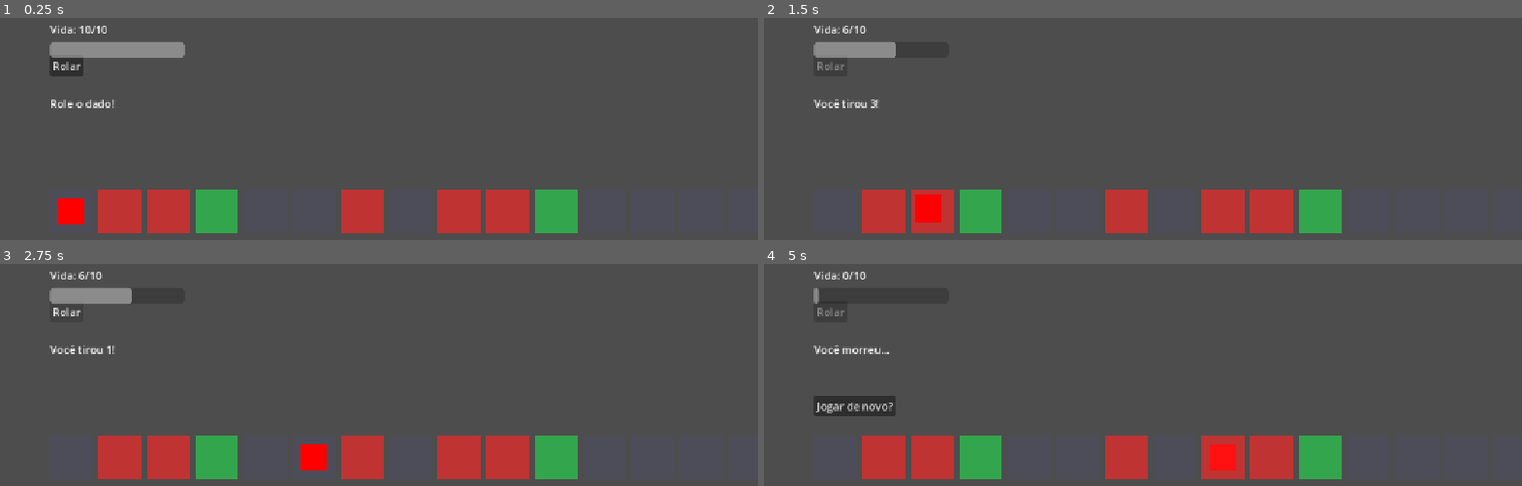
Above: before the commit, frames 1-4 (two rows, left to right).
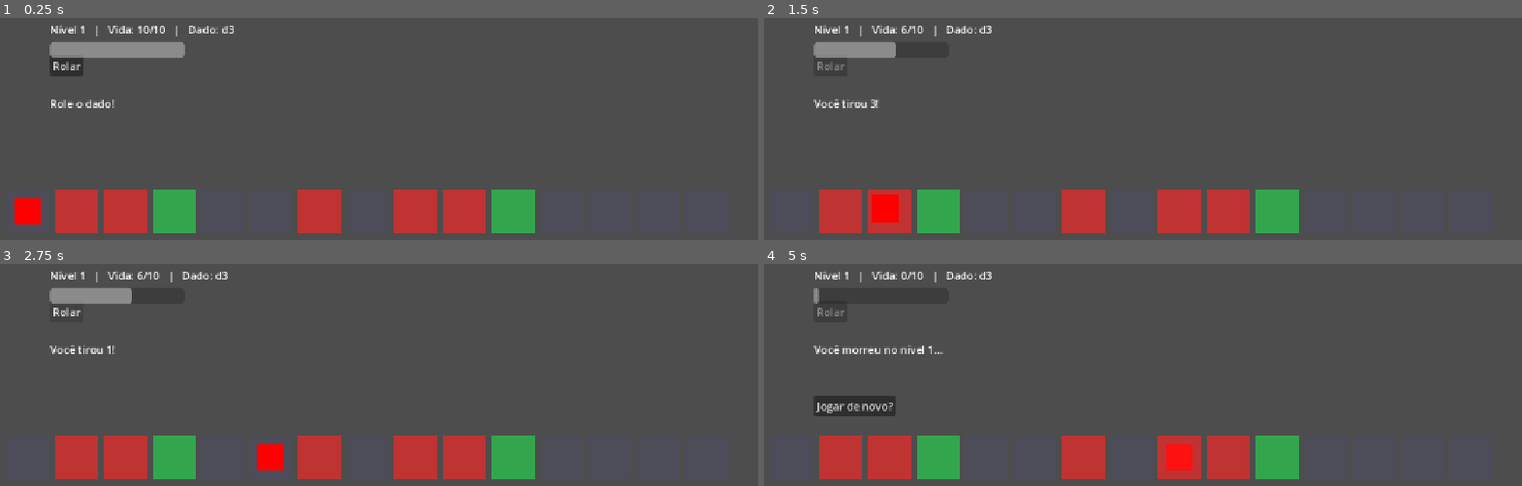
Above: after the commit, the same moments.

Repository: icamarassa/Dice-Run
Game: Godot game, scene res://scenes/main.tscn
Two runs of this game, one before a commit and one after it. Both use one fixed random seed, a clock stepped at 60 frames per second and the inputs below.
Inputs:
- Up to frame 1 (0.25 s): no input
- Up to frame 2 (1.5 s): click "Rolar" at 0.5 s; click "Rolar" at 1.25 s
- Up to frame 3 (2.75 s): click "Rolar" at 2 s
- Up to frame 4 (5 s): tap Enter at 2.75 s; tap Space at 4.25 s

The runs differ from the first frame. In frame 1, 11% of the frame differs, in the area x 1-77%, y 2-97%; in frame 2, 11%; in frame 3, 11%; in frame 4, 11%, in the area x 6-77%, y 2-97%.

Commit message:
Marco 3.5: buffs de regeneração e saúde, níveis com transição

Diff:
--- /dev/null
+++ b/dados/buffs/armadura.tres
@@ -0,0 +1,10 @@
+[gd_resource type="Resource" script_class="Buff" format=3 uid="uid://cwkda4rjn4thl"]
+
+[ext_resource type="Script" uid="uid://bojuqkqv6tqib" path="res://scripts/buff.gd" id="1_w3nqv"]
+
+[resource]
+script = ExtResource("1_w3nqv")
+nome = "Armadura"
+descricao = "Debuffs tiram 1 PV a menos"
+id_efeito = "reduz_dano"
+metadata/_custom_type_script = "uid://bojuqkqv6tqib"
--- /dev/null
+++ b/dados/buffs/curativo.tres
@@ -0,0 +1,11 @@
+[gd_resource type="Resource" script_class="Buff" format=3 uid="uid://orpo8ilgockf"]
+
+[ext_resource type="Script" uid="uid://bojuqkqv6tqib" path="res://scripts/buff.gd" id="1_ntetq"]
+
+[resource]
+script = ExtResource("1_ntetq")
+nome = "Curativo"
+descricao = "Cura 2 PV"
+id_efeito = "cura"
+valor = 2
+metadata/_custom_type_script = "uid://bojuqkqv6tqib"
--- /dev/null
+++ b/dados/buffs/dado_ampliado.tres
@@ -0,0 +1,11 @@
+[gd_resource type="Resource" script_class="Buff" format=3 uid="uid://dp1goc2i6qa8u"]
+
+[ext_resource type="Script" uid="uid://bojuqkqv6tqib" path="res://scripts/buff.gd" id="1_m8qbn"]
+
+[resource]
+script = ExtResource("1_m8qbn")
+nome = "Dado Ampliado"
+raridade = "Rara"
+descricao = "+1 lado no dado"
+id_efeito = "mais_lados"
+metadata/_custom_type_script = "uid://bojuqkqv6tqib"
--- /dev/null
+++ b/dados/buffs/primeiros_socorros.tres
@@ -0,0 +1,11 @@
+[gd_resource type="Resource" script_class="Buff" format=3 uid="uid://bsmshwjlt4x4r"]
+
+[ext_resource type="Script" uid="uid://bojuqkqv6tqib" path="res://scripts/buff.gd" id="1_ccc14"]
+
+[resource]
+script = ExtResource("1_ccc14")
+nome = "Primeiros Socorros"
+descricao = "Cura 3 PV"
+id_efeito = "cura"
+valor = 3
+metadata/_custom_type_script = "uid://bojuqkqv6tqib"
--- /dev/null
+++ b/dados/buffs/regeneracao_leve.tres
@@ -0,0 +1,10 @@
+[gd_resource type="Resource" script_class="Buff" format=3 uid="uid://h8syyvd0jhng"]
+
+[ext_resource type="Script" uid="uid://bojuqkqv6tqib" path="res://scripts/buff.gd" id="1_xt7le"]
+
+[resource]
+script = ExtResource("1_xt7le")
+nome = "Regeneração Leve"
+descricao = "+1 de cura a cada 4 casas"
+id_efeito = "low_regen"
+metadata/_custom_type_script = "uid://bojuqkqv6tqib"
--- /dev/null
+++ b/dados/buffs/ressonancia.tres
@@ -0,0 +1,12 @@
+[gd_resource type="Resource" script_class="Buff" format=3 uid="uid://uj85gaijoa52"]
+
+[ext_resource type="Script" uid="uid://bojuqkqv6tqib" path="res://scripts/buff.gd" id="1_jaxbx"]
+
+[resource]
+script = ExtResource("1_jaxbx")
+nome = "Ressonância"
+raridade = "Rara"
+descricao = "+2 casas se repetir o número"
+id_efeito = "bonus_repetido"
+valor = 2
+metadata/_custom_type_script = "uid://bojuqkqv6tqib"
--- /dev/null
+++ b/dados/buffs/saude_leve.tres
@@ -0,0 +1,10 @@
+[gd_resource type="Resource" script_class="Buff" format=3 uid="uid://bj6k7mc3gmysr"]
+
+[ext_resource type="Script" uid="uid://bojuqkqv6tqib" path="res://scripts/buff.gd" id="1_dukld"]
+
+[resource]
+script = ExtResource("1_dukld")
+nome = "Saúde Leve"
+descricao = "+1 de PV máximo"
+id_efeito = "low_health"
+metadata/_custom_type_script = "uid://bojuqkqv6tqib"
--- /dev/null
+++ b/dados/buffs/sorte_dobrada.tres
@@ -0,0 +1,10 @@
+[gd_resource type="Resource" script_class="Buff" format=3 uid="uid://br6tiko63cg5p"]
+
+[ext_resource type="Script" uid="uid://bojuqkqv6tqib" path="res://scripts/buff.gd" id="1_7pmcy"]
+
+[resource]
+script = ExtResource("1_7pmcy")
+nome = "Sorte Dobrada"
+descricao = "+1 casa se repetir o número"
+id_efeito = "bonus_repetido"
+metadata/_custom_type_script = "uid://bojuqkqv6tqib"
--- /dev/null
+++ b/scripts/buff.gd
@@ -0,0 +1,8 @@
+class_name Buff
+extends Resource
+
+@export var nome: String
+@export_enum("Comum", "Rara") var raridade: String = "Comum"
+@export var descricao: String
+@export var id_efeito: String
+@export var valor: int = 1
--- a/scripts/dado.gd
+++ b/scripts/dado.gd
@@ -1,6 +1,15 @@
 class_name Dado
 
 var lados: int = 3
+var bonus_repeticao: int = 0
+var ultimo: int = 0
+var teve_bonus: bool = false
 
 func rolar() -> int:
-	return randi_range(1, lados)
+	var resultado := randi_range(1, lados)
+	teve_bonus = (resultado == ultimo and bonus_repeticao > 0)
+	var total := resultado
+	if teve_bonus:
+		total += bonus_repeticao
+	ultimo = resultado
+	return total
--- a/scripts/main.gd
+++ b/scripts/main.gd
@@ -1,15 +1,25 @@
 extends Node2D
 
+signal escolha_feita
+
 enum TipoCasa { NEUTRA, BUFF, DEBUFF }
 
-const TOTAL_CASAS := 15
+var TOTAL_CASAS := 15
 const TAMANHO_CASA := 64
 const ESPACO := 8
-const ORIGEM := Vector2(100, 300)
-
-const VIDA_MAXIMA := 10
-const VALOR_CURA := 2
-const VALOR_DANO := 4
+const ORIGEM := Vector2(36, 300)
+
+const VIDA_INICIAL := 10
+const DANO_BASE := 4
+const CHANCE_RARA := 0.15
+
+const CASAS_PARA_REGEN := 4        # regeneração acontece a cada 4 casas andadas
+const CHANCE_DEBUFF_BASE := 0.25
+const CHANCE_DEBUFF_POR_NIVEL := 0.03
+const CHANCE_DEBUFF_MAX := 0.45
+const CHANCE_BUFF := 0.25
+
+const PASTA_BUFFS := "res://dados/buffs/"
 
 const CORES := {
 	TipoCasa.NEUTRA: Color(0.3, 0.3, 0.35),
@@ -18,9 +28,16 @@
 }
 
 var dado := Dado.new()
+var nivel := 1
 var posicao_atual := 0
-var vida := VIDA_MAXIMA
+var vida := VIDA_INICIAL
+var vida_maxima := VIDA_INICIAL
+var reducao_dano := 0
+var regen_valor := 0
+var casas_andadas := 0
 var tipos_casas: Array[int] = []
+var todos_buffs: Array[Buff] = []
+var painel_escolha: PanelContainer
 var ocupado := false
 var jogo_terminou := false
 
@@ -38,15 +55,60 @@
 	barra_vida.position = Vector2(100, 80)
 	barra_vida.size = Vector2(200, 24)
 	barra_vida.show_percentage = false
+
+	_carregar_buffs()
+	_montar_nivel()
+	botao_reiniciar.hide()
+	botao_rolar.pressed.connect(_on_botao_rolar_pressed)
+	botao_reiniciar.pressed.connect(_on_botao_reiniciar_pressed)
+
+
+# ---------- Dados (Resources) ----------
+
+func _carregar_buffs() -> void:
+	for arquivo in DirAccess.get_files_at(PASTA_BUFFS):
+		# Em jogos exportados os arquivos ganham o sufixo .remap
+		var nome := arquivo.trim_suffix(".remap")
+		if nome.ends_with(".tres"):
+			var recurso = load(PASTA_BUFFS + nome)
+			if recurso is Buff:
+				todos_buffs.append(recurso)
+	print("Buffs carregados: ", todos_buffs.size())
+
+
+func _sortear_opcoes(quantidade := 3) -> Array[Buff]:
+	var pool := todos_buffs.duplicate()
+	pool.shuffle()
+	var opcoes: Array[Buff] = []
+
+	while opcoes.size() < quantidade and not pool.is_empty():
+		var raridade_alvo := "Rara" if randf() < CHANCE_RARA else "Comum"
+		var escolhido: Buff = null
+		for b in pool:
+			if b.raridade == raridade_alvo:
+				escolhido = b
+				break
+		if escolhido == null:
+			escolhido = pool[0]
+		opcoes.append(escolhido)
+		pool.erase(escolhido)
+
+	return opcoes
+
+
+# ---------- Tabuleiro e níveis ----------
+
+func _montar_nivel() -> void:
+	# Limpa o tabuleiro anterior, se houver
+	for casa in tabuleiro.get_children():
+		casa.queue_free()
+	tipos_casas.clear()
+	posicao_atual = 0
+
 	_criar_tabuleiro()
 	marcador.position = _posicao_do_marcador(0)
 	_atualizar_vida()
-	botao_reiniciar.hide()
-	botao_rolar.pressed.connect(_on_botao_rolar_pressed)
-	botao_reiniciar.pressed.connect(_on_botao_reiniciar_pressed)
-
-
-# ---------- Tabuleiro ----------
+
 
 func _criar_tabuleiro() -> void:
 	for i in TOTAL_CASAS:
@@ -64,10 +126,14 @@
 
 
 func _sortear_tipo() -> int:
+	var chance_debuff := minf(
+		CHANCE_DEBUFF_BASE + CHANCE_DEBUFF_POR_NIVEL * (nivel - 1),
+		CHANCE_DEBUFF_MAX
+	)
 	var sorteio := randf()
-	if sorteio < 0.25:
+	if sorteio < CHANCE_BUFF:
 		return TipoCasa.BUFF
-	elif sorteio < 0.5:
+	elif sorteio < CHANCE_BUFF + chance_debuff:
 		return TipoCasa.DEBUFF
 	return TipoCasa.NEUTRA
 
@@ -75,6 +141,49 @@
 func _posicao_do_marcador(indice: int) -> Vector2:
 	var margem := (TAMANHO_CASA - marcador.size.x) / 2
 	return ORIGEM + Vector2(indice * (TAMANHO_CASA + ESPACO) + margem, margem)
+
+
+func _dano_do_nivel() -> int:
+	return DANO_BASE + (nivel - 1)
+
+
+func _transicao_de_nivel() -> void:
+	vida = min(vida * 0.2, vida_maxima)
+
+	var tela := ColorRect.new()
+	tela.color = Color(0, 0, 0, 0)
+	tela.set_anchors_and_offsets_preset(Control.PRESET_FULL_RECT)
+	tela.mouse_filter = Control.MOUSE_FILTER_IGNORE
+	$UI.add_child(tela)
+
+	var titulo := Label.new()
+	titulo.set_anchors_and_offsets_preset(Control.PRESET_FULL_RECT)
+	titulo.horizontal_alignment = HORIZONTAL_ALIGNMENT_CENTER
+	titulo.vertical_alignment = VERTICAL_ALIGNMENT_CENTER
+	titulo.add_theme_font_size_override("font_size", 56)
+	titulo.modulate.a = 0.0
+	tela.add_child(titulo)
+
+	# Escurece a tela
+	var t := create_tween()
+	t.tween_property(tela, "color:a", 1.0, 0.5)
+	await t.finished
+
+	# Troca de nível com a tela escura
+	nivel += 1
+	_montar_nivel()
+	label_resultado.text = "Nível %d! Os perigos aumentaram." % nivel
+	titulo.text = "Nível %d" % nivel
+
+	# Mostra o título e clareia a tela
+	t = create_tween()
+	t.tween_property(titulo, "modulate:a", 1.0, 0.4)
+	t.tween_interval(0.8)
+	t.tween_property(titulo, "modulate:a", 0.0, 0.3)
+	t.tween_property(tela, "color:a", 0.0, 0.5)
+	await t.finished
+
+	tela.queue_free()
 
 
 # ---------- Turno ----------
@@ -87,6 +196,8 @@
 
 	var resultado := dado.rolar()
 	label_resultado.text = "Você tirou %d!" % resultado
+	if dado.teve_bonus:
+		label_resultado.text += " (bônus de repetição)"
 
 	# Anda casa por casa
 	for i in resultado:
@@ -94,8 +205,9 @@
 			break
 		posicao_atual += 1
 		await _mover_um_passo(posicao_atual)
-
-	_resolver_casa()
+		_checar_regeneracao()
+
+	await _resolver_casa()
 
 	if not jogo_terminou:
 		ocupado = false
@@ -113,32 +225,98 @@
 	await tween.finished
 
 
+func _checar_regeneracao() -> void:
+	casas_andadas += 1
+	if regen_valor > 0 and casas_andadas % CASAS_PARA_REGEN == 0 and vida < vida_maxima:
+		vida = mini(vida + regen_valor, vida_maxima)
+		label_resultado.text += "\nRegeneração: +%d PV" % regen_valor
+		_atualizar_vida()
+
+
 func _resolver_casa() -> void:
-	var mensagem := label_resultado.text
-
-	match tipos_casas[posicao_atual]:
-		TipoCasa.BUFF:
-			vida = min(vida + VALOR_CURA, VIDA_MAXIMA)
-			mensagem += "\nCasa de buff! +%d PV" % VALOR_CURA
-		TipoCasa.DEBUFF:
-			vida = max(vida - VALOR_DANO, 0)
-			mensagem += "\nCasa de debuff! -%d PV" % VALOR_DANO
-			_tremer()
-			_piscar()
-
-	label_resultado.text = mensagem
+	var tipo := tipos_casas[posicao_atual]
+
+	if tipo == TipoCasa.DEBUFF:
+		var dano := maxi(_dano_do_nivel() - reducao_dano, 1)
+		vida = maxi(vida - dano, 0)
+		label_resultado.text += "\nCasa de debuff! -%d PV" % dano
+		_tremer()
+		_piscar()
+		_atualizar_vida()
+
+	if vida <= 0:
+		_fim_de_jogo("Você morreu no nível %d..." % nivel)
+		return
+
+	if tipo == TipoCasa.BUFF:
+		label_resultado.text += "\nCasa de buff! Escolha uma melhoria."
+		await _escolher_buff()
+
+	if posicao_atual == TOTAL_CASAS - 1:
+		await _transicao_de_nivel()
+
+
+# ---------- Escolha de buff ----------
+
+func _escolher_buff() -> void:
+	var opcoes := _sortear_opcoes()
+	if opcoes.is_empty():
+		label_resultado.text += "\n(Nenhum buff encontrado em dados/buffs)"
+		return
+
+	painel_escolha = PanelContainer.new()
+	var caixa := HBoxContainer.new()
+	caixa.add_theme_constant_override("separation", 12)
+	painel_escolha.add_child(caixa)
+
+	for buff in opcoes:
+		var botao := Button.new()
+		botao.custom_minimum_size = Vector2(180, 120)
+		botao.autowrap_mode = TextServer.AUTOWRAP_WORD_SMART
+		botao.text = "%s\n[%s]\n\n%s" % [buff.nome, buff.raridade, buff.descricao]
+		if buff.raridade == "Rara":
+			botao.modulate = Color(1.0, 0.85, 0.3)
+		botao.pressed.connect(_on_buff_escolhido.bind(buff))
+		caixa.add_child(botao)
+
+	$UI.add_child(painel_escolha)
+	painel_escolha.position = Vector2(400, 80)
+
+	await escolha_feita
+
+
+func _on_buff_escolhido(buff: Buff) -> void:
+	_aplicar_buff(buff)
+	label_resultado.text += "\nEscolheu: %s" % buff.nome
+	painel_escolha.queue_free()
+	escolha_feita.emit()
+
+
+func _aplicar_buff(buff: Buff) -> void:
+	match buff.id_efeito:
+		"mais_lados":
+			dado.lados += buff.valor
+		"bonus_repetido":
+			dado.bonus_repeticao += buff.valor
+		"cura":
+			vida = mini(vida + buff.valor, vida_maxima)
+		"reduz_dano":
+			reducao_dano += buff.valor
+		"low_regen":
+			regen_valor += buff.valor
+		"low_health":
+			vida_maxima += buff.valor
+			vida += buff.valor
+		_:
+			push_warning("Efeito desconhecido: " + buff.id_efeito)
 	_atualizar_vida()
 
-	if vida <= 0:
-		_fim_de_jogo("Você morreu...")
-	elif posicao_atual == TOTAL_CASAS - 1:
-		_fim_de_jogo("Você chegou ao fim!")
 
 # ---------- Vida e fim de jogo ----------
 
 func _atualizar_vida() -> void:
-	label_vida.text = "Vida: %d/%d" % [vida, VIDA_MAXIMA]
-	barra_vida.max_value = VIDA_MAXIMA
+	label_vida.text = "Nível %d   |   Vida: %d/%d   |   Dado: d%d" % [nivel, vida, vida_maxima, dado.lados]
+	barra_vida.max_value = vida_maxima
 
 	var tween := create_tween()
 	tween.tween_property(barra_vida, "value", vida, 0.25)
@@ -164,6 +342,7 @@
 		tween.tween_property(self, "position", desvio, 0.03)
 	tween.tween_property(self, "position", Vector2.ZERO, 0.03)
 
+
 func _piscar() -> void:
 	marcador.color = Color.WHITE
 	var tween := create_tween()
Not shown, added: scripts/buff.gd.uid
